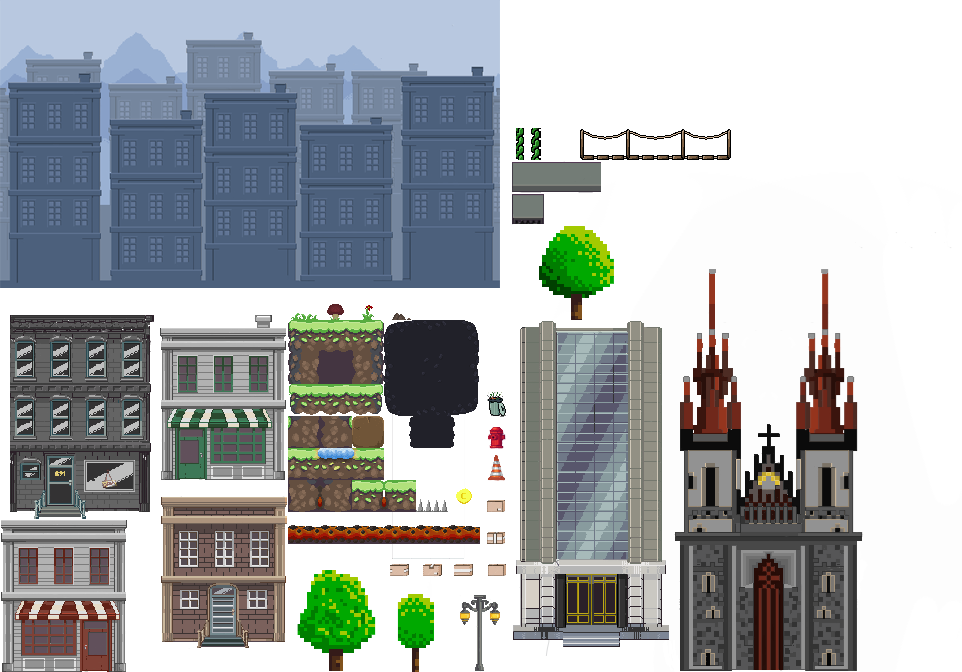
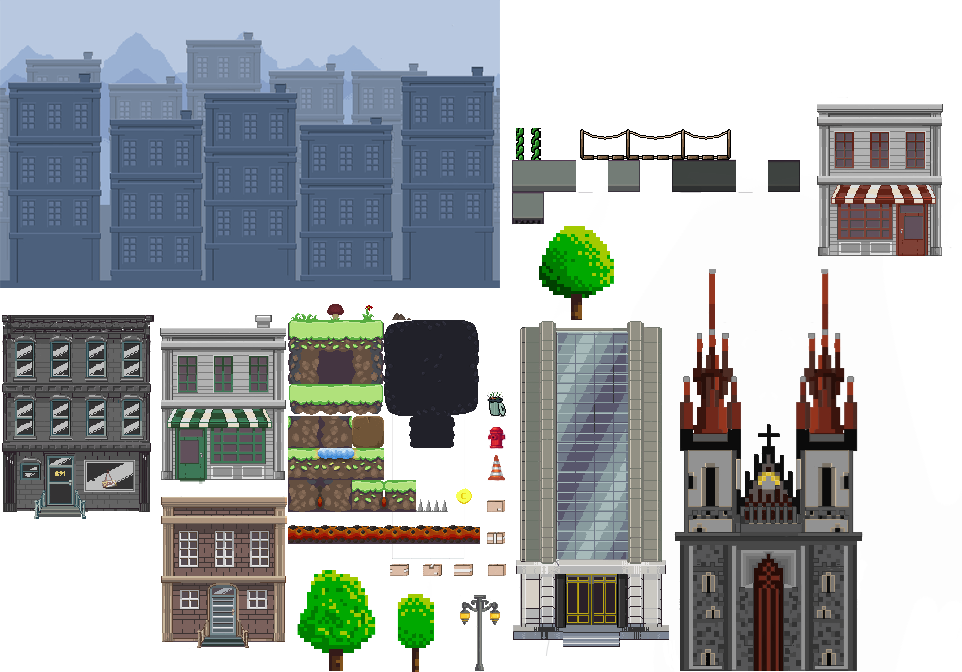
Revision of a layered 962x672 image; what changed, layer by layer:
added layer "Capa 8" above "Building 01" over [left=2, top=315, right=10, bottom=512]
added layer "Capa 9" above "Capa 13" over [left=291, top=340, right=382, bottom=349]
added layer "Capa 13" above "Capa 12" over [left=289, top=328, right=383, bottom=342]
added layer "Capa 12" above "Art Tileset" over [left=289, top=392, right=383, bottom=406]
painted on "Art Tileset" over [left=288, top=328, right=384, bottom=340]
painted on "Building 03" over [left=180, top=479, right=205, bottom=484]
painted on "Layer 23" over [left=732, top=668, right=806, bottom=671]
painted on "Building 04" over [left=1, top=97, right=943, bottom=672]
painted on "Inserted Image copia" over [left=512, top=192, right=544, bottom=196]
added layer "Inserted Image copia 2" above "Inserted Image" over [left=672, top=159, right=800, bottom=193]
painted on "Inserted Image" (1st of 2) over [left=512, top=160, right=640, bottom=192]
